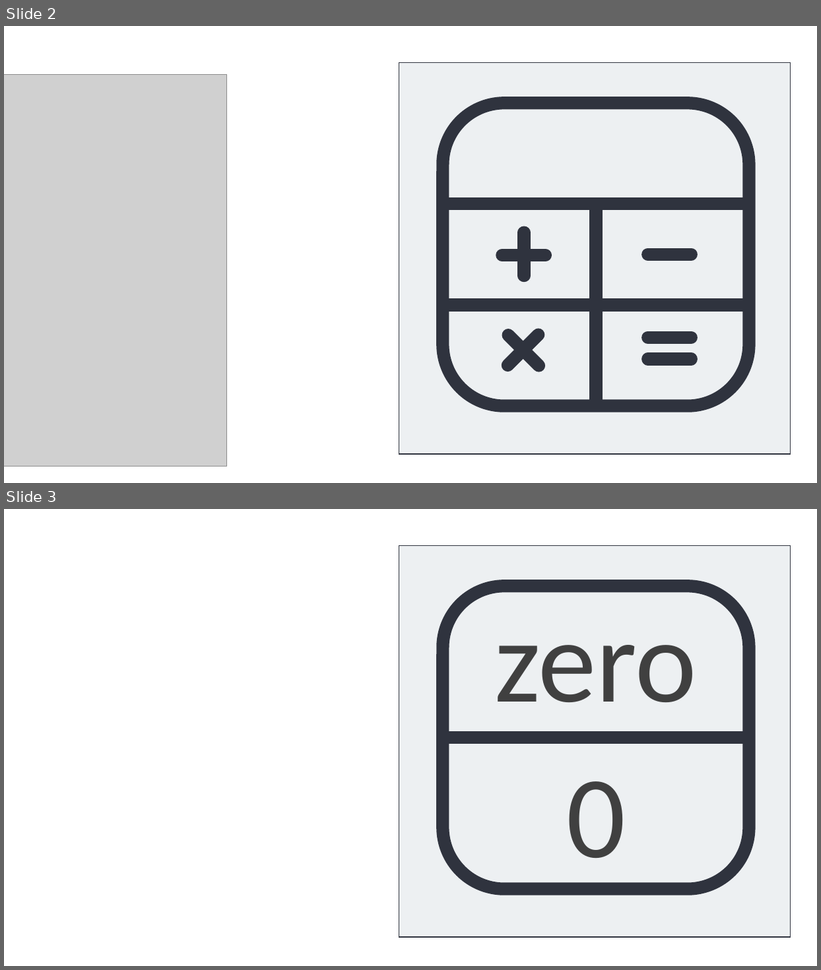
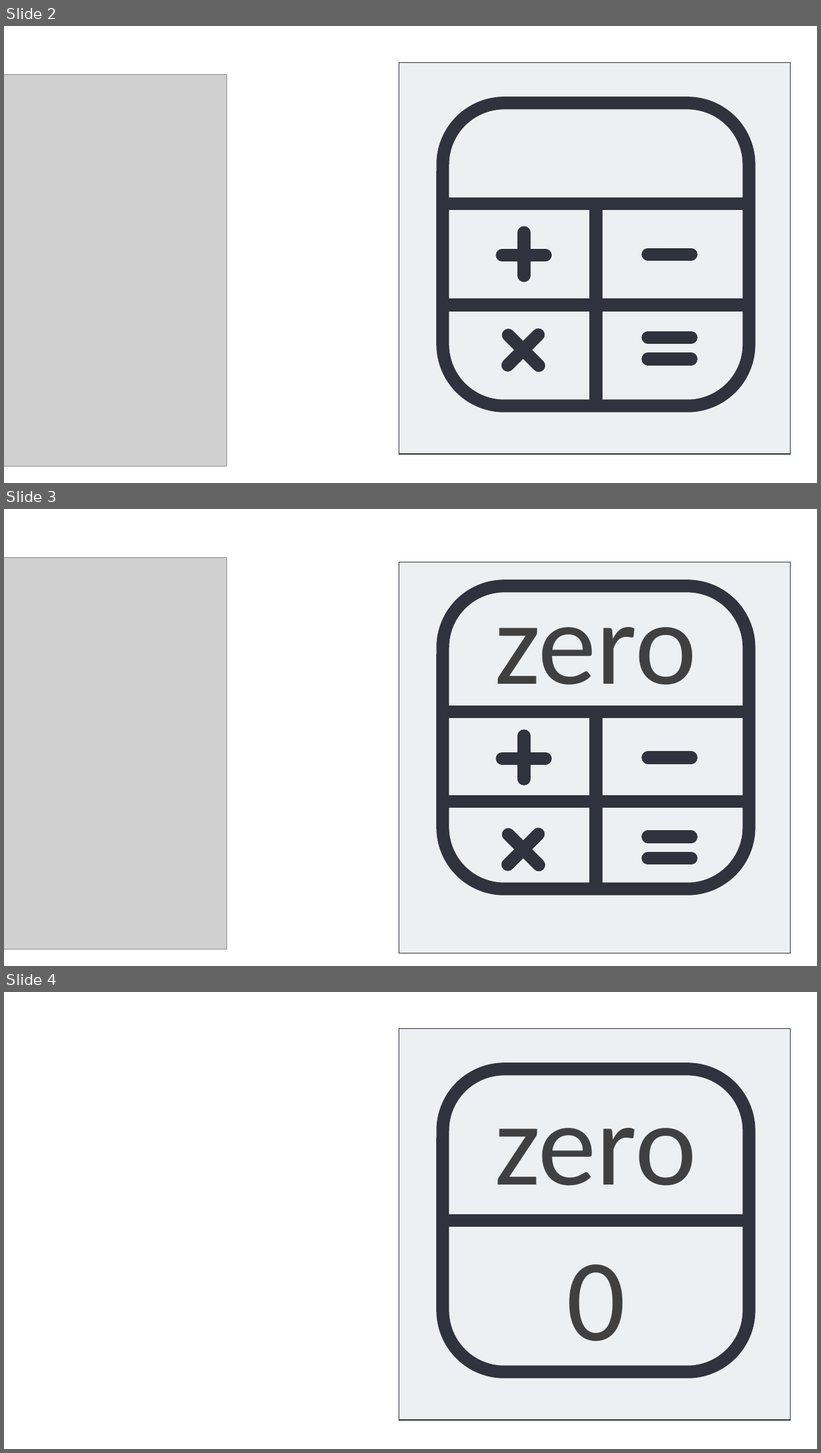
Before and after one commit to joachimneumann/1-translate, a slide deck: Calculator Icon.pptx. Shown one above the other, each under a label of ours: slides 2 and 3 before the commit, slides 2, 3 and 4 after it. The pictures are 821x970 and 821x1453 pixels, drawn with LibreOffice and Linux fonts; fonts in the diff are those of the drawing; grey boxes stand for pictures. Boxes give left, top, right and bottom in pixels: in the first picture for what was removed or moved away, otherwise in the second. Text is boxed around its words. In the diff, an @@ line names an element or a change of style, - is before the commit and + after.

```diff
--- a/Calculator Icon.pptx
+++ b/Calculator Icon.pptx
@@ slide 3 added at [4, 509, 817, 966], background #FFFFFF @@
@@ picture added at [4, 558, 226, 949] @@
@@ rectangle added at [399, 562, 791, 954], fill #EDF0F2, outline #2F333E 1 pt @@
@@ rounded rectangle added at [443, 586, 749, 889], outline #2F333E 15 pt @@
@@ text added at [495, 587, 697, 711], 138 pt, text #404040 @@
+zero
@@ line added from (443, 712) to (747, 712), #2F333E 15 pt @@
@@ line added from (596, 890) to (596, 712), #2F333E 15 pt @@
@@ line added from (524, 736) to (524, 779), #2F333E 15 pt @@
@@ line added from (502, 758) to (546, 758), #2F333E 15 pt @@
@@ line added from (648, 758) to (692, 758), #2F333E 15 pt @@
@@ line added from (440, 802) to (747, 802), #2F333E 15 pt @@
@@ line added from (539, 834) to (508, 865), #2F333E 15 pt @@
@@ line added from (508, 835) to (539, 865), #2F333E 15 pt @@
@@ line added from (648, 837) to (692, 837), #2F333E 15 pt @@
@@ line added from (648, 859) to (692, 859), #2F333E 15 pt @@
@@ what was slide 3 is now slide 4 @@
```
Also in this commit, not shown: 29 other files.
